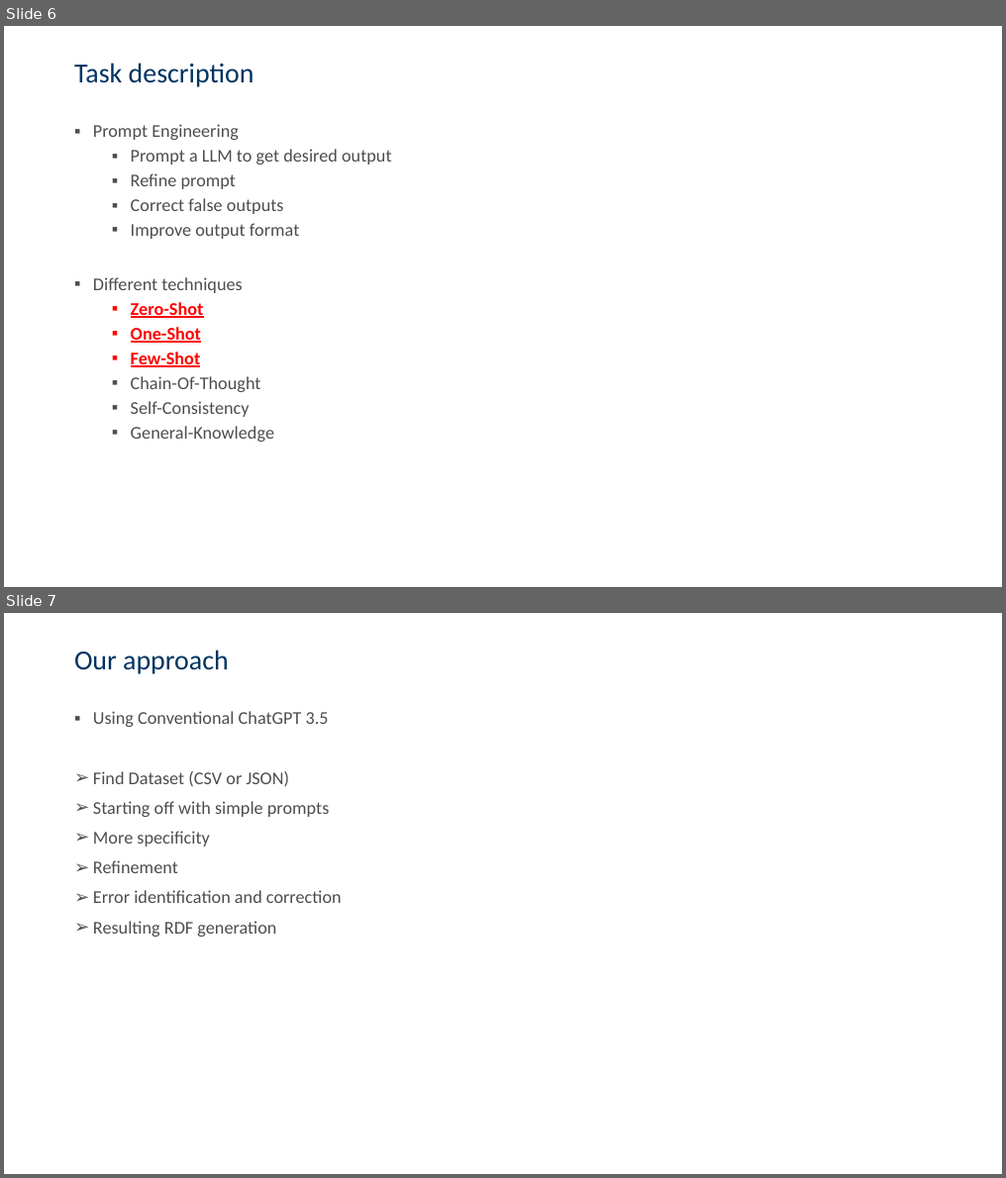
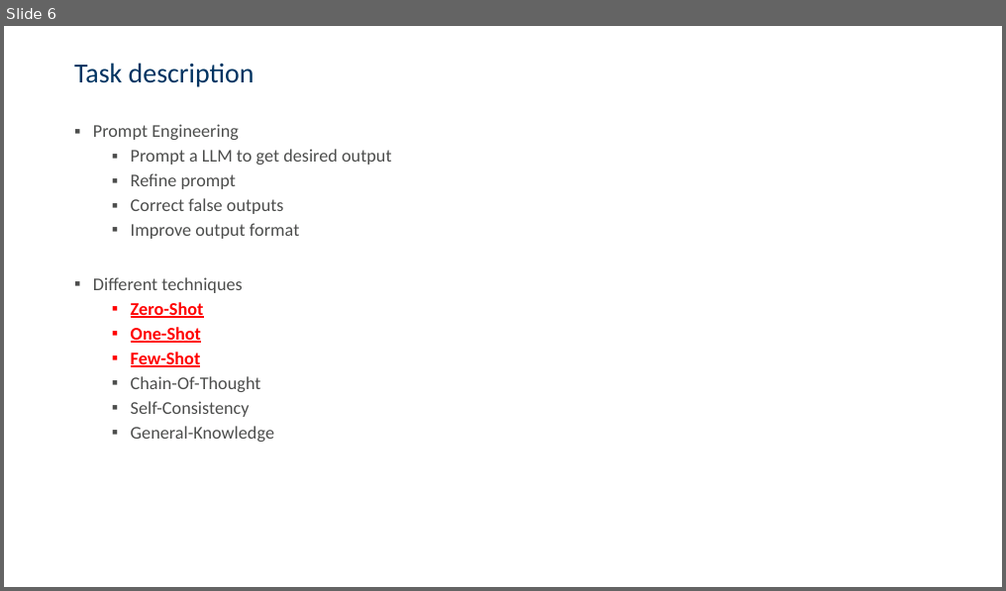
Before and after one commit to csaw5866/smartData, a slide deck: Presentation/final.pptx. Shown one above the other, each under a label of ours: slides 6 and 7 before the commit, slide 6 after it. The pictures are 1006x1178 and 1006x591 pixels, drawn with LibreOffice and Linux fonts; fonts in the diff are those of the drawing; background and template pictures are left out. Boxes give left, top, right and bottom in pixels: in the first picture for what was removed or moved away, otherwise in the second. Text is boxed around its words. In the diff, an @@ line names an element or a change of style, - is before the commit and + after.

```diff
--- a/Presentation/final.pptx
+++ b/Presentation/final.pptx
@@ slide 7 removed at <box>4,613,1002,1174</box>, background picture (left out) @@
@@ title removed at <box>74,650,229,674</box> @@
-Our approach
@@ text removed at <box>93,711,342,937</box> @@
-▪ Using Conventional ChatGPT 3.5
-➢ Find Dataset (CSV or JSON)
-➢ Starting off with simple prompts
-➢ More specificity
-➢ Refinement
-➢ Error identification and correction
-➢ Resulting RDF generation
```
Also in this commit, not shown: 3 slides changed, 1 slide added, 8 other slides removed.
